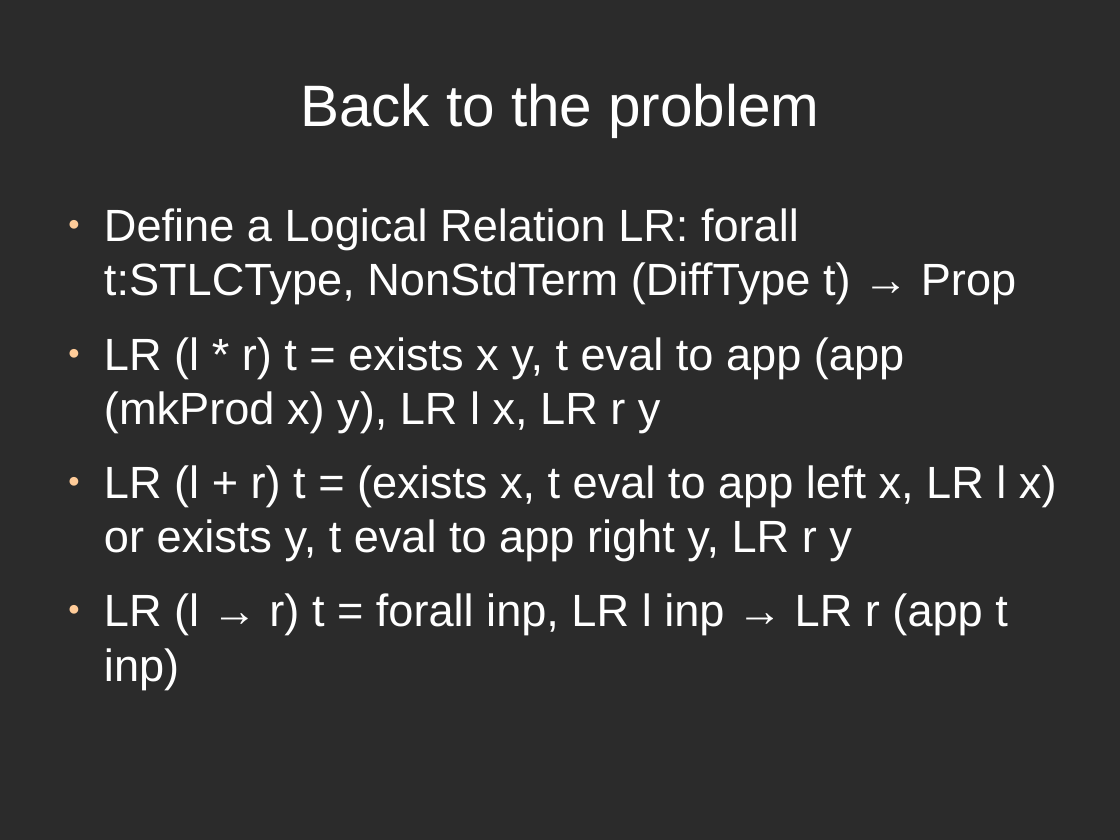
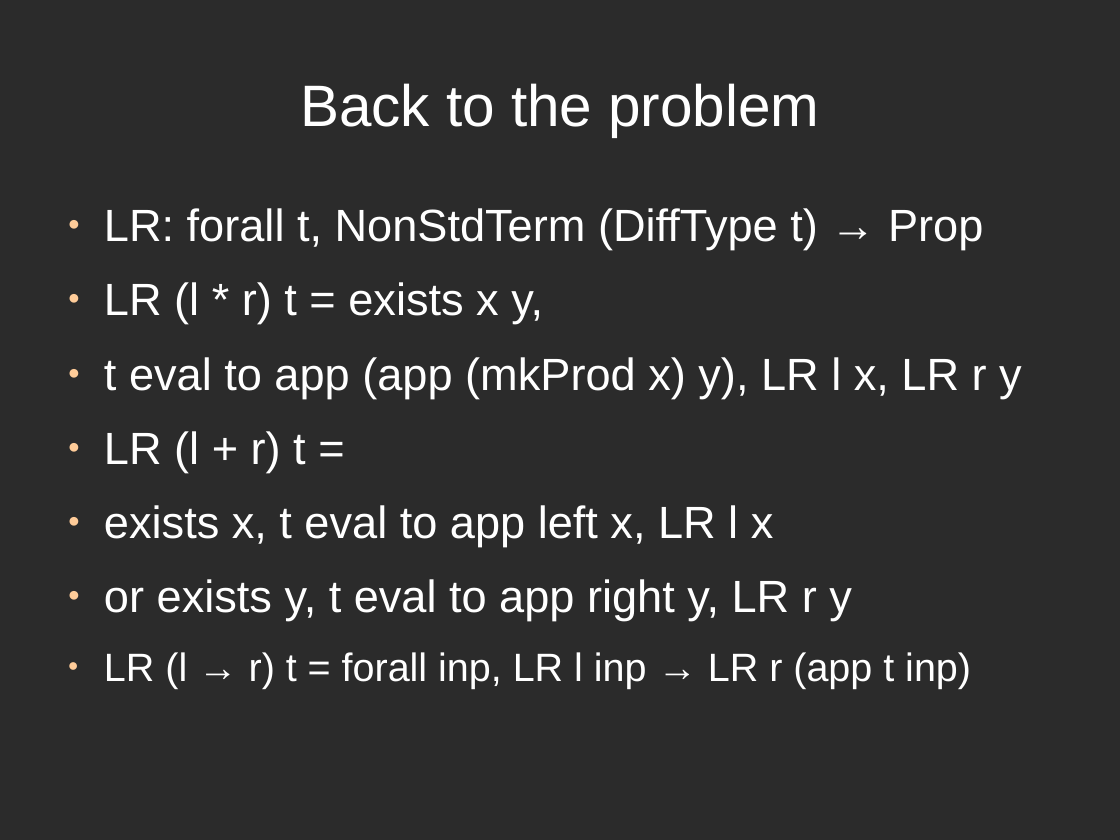
Before and after one commit to ThoughtWorksInc/DeepDarkFantasy, a slide deck: slide 17 of Talk.odp (slide 13 before the commit). Drawn at 1120x840 pixels with LibreOffice and Linux fonts; fonts in the diff are those of the drawing; background and template pictures are left out; a plain dark background stands for a picture behind light text. Boxes give left, top, right and bottom in pixels: in the first picture for what was removed or moved away, otherwise in the second. Text is boxed around its words. In the diff, an @@ line names an element or a change of style, - is before the commit and + after.

```diff
--- a/Talk.odp
+++ b/Talk.odp
@@ text at [104, 208, 1022, 621]: text changed @@
-● Define a Logical Relation LR: forall t:STLCType, NonStdTerm (DiffType t) → Prop
-● LR (l * r) t = exists x y, t eval to app (app (mkProd x) y), LR l x, LR r y
-● LR (l + r) t = (exists x, t eval to app left x, LR l x) or exists y, t eval to app right y, LR r y
+● LR: forall t, NonStdTerm (DiffType t) → Prop
+● LR (l * r) t = exists x y,
+● t eval to app (app (mkProd x) y), LR l x, LR r y
+● LR (l + r) t =
+● exists x, t eval to app left x, LR l x
+● or exists y, t eval to app right y, LR r y
@@ text at [104, 652, 971, 689]: size 32 to 28 pt in "LR (l → r) t = forall ..." @@
```
Also in this commit, not shown: 26 other slides changed, 9 slides added, 1 slide removed.
